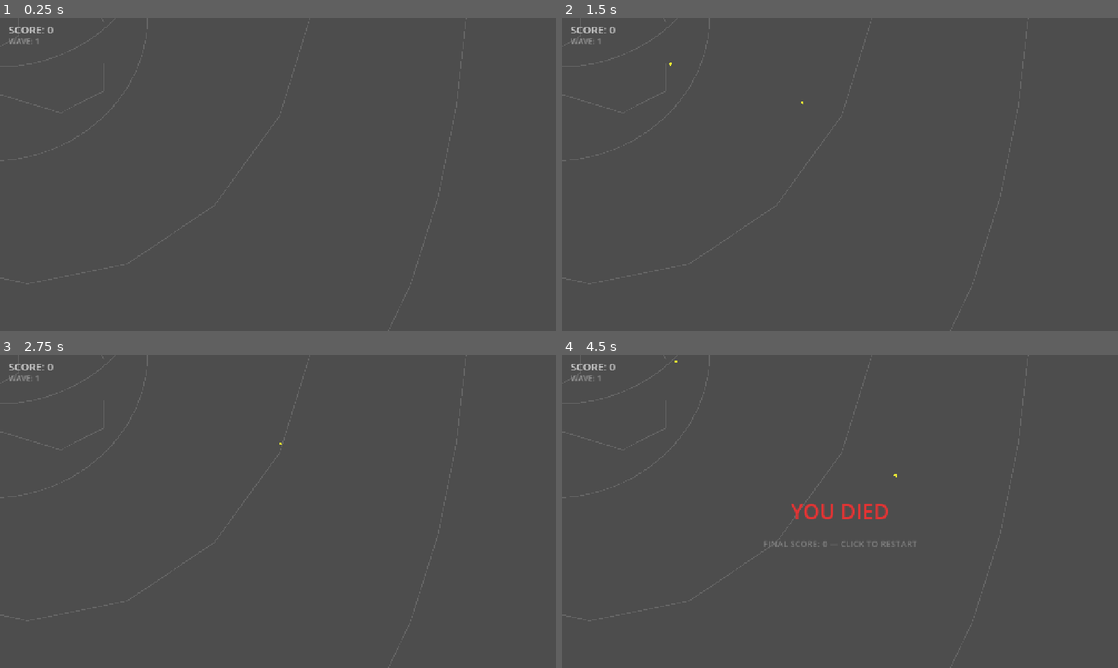
Above: before the commit, frames 1-4 (two rows, left to right).
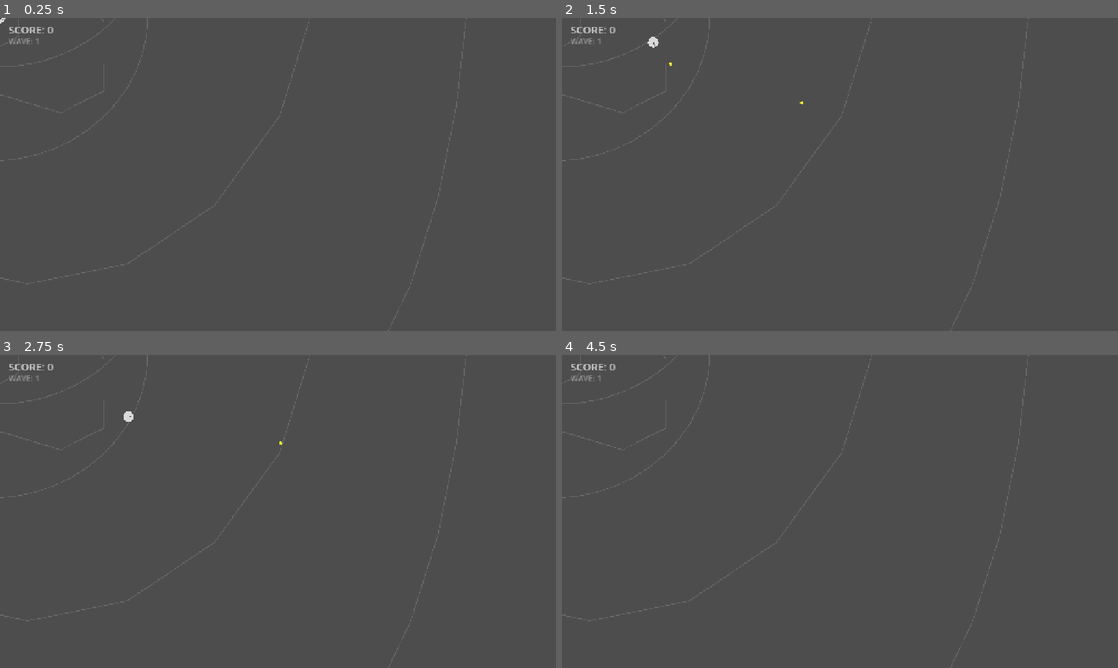
Above: after the commit, the same moments.

Repository: macdude95/voidarena
Game: Godot game, scene res://scenes/main.tscn
Two runs of this game, one before a commit and one after it. Both use one fixed random seed, a clock stepped at 60 frames per second and the inputs below.
Inputs (mouse positions are in pixels of both pictures, inside the frame that each line leads up to):
- Up to frame 1 (0.25 s): no input
- Up to frame 2 (1.5 s): tap Enter at 0.5 s; move the mouse to (962, 158) at 0.52 s; press the mouse at (962, 158) at 0.53 s; hold D (move_right) 0.53-1.28 s; move the mouse to (728, 190) at 1.27 s; release the mouse at (728, 190) at 1.28 s; hold S (move_down) from 1.28 s (still down); click (728, 190) at 1.35 s
- Up to frame 3 (2.75 s): move the mouse to (333, 442) at 2.02 s; release S (move_down) at 2.03 s; press the mouse at (333, 442) at 2.03 s; hold D (move_right) from 2.03 s (still down)
- Up to frame 4 (4.5 s): move the mouse to (812, 574) at 2.77 s; release D (move_right) at 2.78 s; release the mouse at (812, 574) at 2.78 s; hold W (move_up) 2.78-3.53 s; click (812, 574) at 2.85 s; move the mouse to (1006, 558) at 3.52 s; press the mouse at (1006, 558) at 3.53 s; hold A (move_left) from 3.53 s (still down); tap Enter at 4.25 s; move the mouse to (673, 464) at 4.27 s; release the mouse at (673, 464) at 4.28 s; click (673, 464) at 4.35 s

The runs differ from the first frame. In frame 1, less than 0.1% of the frame differs, in the area x 0-1%, y 0-2%; in frame 2, less than 0.1%; in frame 3, less than 0.1%; in frame 4, 0.6%, in the area x 20-64%, y 1-62%.

Commit message:
Fix: player visible (draw), restart working (input event), collision, load_steps

Diff:
--- a/scenes/bullet.tscn
+++ b/scenes/bullet.tscn
@@ -10,10 +10,3 @@
 
 [node name="CollisionShape2D" type="CollisionShape2D" parent="."]
 shape = SubResource("CircleShape2D_bullet")
-
-[node name="Visual" type="ColorRect" parent="."]
-offset_left = -3.0
-offset_top = -3.0
-offset_right = 3.0
-offset_bottom = 3.0
-color = Color(0.9, 0.9, 0.2, 1)
--- a/scenes/enemy.tscn
+++ b/scenes/enemy.tscn
@@ -10,10 +10,3 @@
 
 [node name="CollisionShape2D" type="CollisionShape2D" parent="."]
 shape = SubResource("CircleShape2D_enemy")
-
-[node name="Visual" type="ColorRect" parent="."]
-offset_left = -8.0
-offset_top = -8.0
-offset_right = 8.0
-offset_bottom = 8.0
-color = Color(0.85, 0.15, 0.15, 1)
--- a/scripts/bullet.gd
+++ b/scripts/bullet.gd
@@ -1,14 +1,13 @@
 extends Area2D
 
-var speed: float = 100.0
 var direction: Vector2 = Vector2.RIGHT
 const BULLET_SPEED = 600.0
 const LIFETIME = 2.0
 
 func _ready() -> void:
 	area_entered.connect(_on_area_entered)
-	# Auto-free after lifetime
 	get_tree().create_timer(LIFETIME).timeout.connect(queue_free)
+	queue_redraw()
 
 func _physics_process(delta: float) -> void:
 	position += direction * BULLET_SPEED * delta
@@ -17,3 +16,6 @@
 	if area.is_in_group("enemy"):
 		area.die()
 		queue_free()
+
+func _draw() -> void:
+	draw_circle(Vector2.ZERO, 4.0, Color(0.9, 0.9, 0.2))
--- a/scripts/enemy.gd
+++ b/scripts/enemy.gd
@@ -6,11 +6,13 @@
 func _ready() -> void:
 	add_to_group("enemy")
 	body_entered.connect(_on_body_entered)
+	queue_redraw()
 
 func _physics_process(delta: float) -> void:
 	if target and is_instance_valid(target):
 		var direction = (target.global_position - global_position).normalized()
 		position += direction * speed * delta
+		rotation = direction.angle()
 
 func die() -> void:
 	var gm = get_tree().current_scene
@@ -21,3 +23,14 @@
 func _on_body_entered(body: Node2D) -> void:
 	if body.name == "Player" and body.has_method("die"):
 		body.die()
+
+func _draw() -> void:
+	# Red diamond shape
+	var points = PackedVector2Array([
+		Vector2(0, -10),
+		Vector2(10, 0),
+		Vector2(0, 10),
+		Vector2(-10, 0),
+	])
+	draw_colored_polygon(points, Color(0.85, 0.15, 0.15))
+	draw_polyline(points + PackedVector2Array([Vector2(0, -10)]), Color(0.4, 0.05, 0.05), 1.5)
--- a/scripts/game_manager.gd
+++ b/scripts/game_manager.gd
@@ -15,6 +15,10 @@
 	$HUD.set_wave(1)
 	spawn_wave()
 
+func _input(event: InputEvent) -> void:
+	if is_game_over and event.is_action_pressed("shoot"):
+		restart()
+
 func _on_enemy_timer() -> void:
 	if is_game_over:
 		return
@@ -22,15 +26,13 @@
 		spawn_enemy()
 
 func spawn_wave() -> void:
-	enemies_per_wave = 5 + (wave - 1) * 3  # 5, 8, 11, 14...
+	enemies_per_wave = 5 + (wave - 1) * 3
 	enemies_alive = 0
 	$HUD.set_wave(wave)
-	# Increase spawn rate over waves
 	$EnemyTimer.wait_time = max(0.3, 1.5 - (wave - 1) * 0.1)
 
 func spawn_enemy() -> void:
 	var enemy = enemy_scene.instantiate()
-	# Random position on arena edge
 	var angle = randf() * TAU
 	var spawn_pos = Vector2.from_angle(angle) * (arena_radius - 30.0)
 	enemy.position = spawn_pos
@@ -43,7 +45,6 @@
 	score += 1
 	enemies_alive -= 1
 	$HUD.set_score(score)
-	# Advance wave when all enemies killed
 	if enemies_alive <= 0:
 		wave += 1
 		spawn_wave()
@@ -54,19 +55,10 @@
 	is_game_over = true
 	$EnemyTimer.stop()
 	$HUD.show_game_over(score)
-	# Hide player
 	$Player.visible = false
-	$Player.set_physics_process(false)
 	# Clear remaining enemies
 	for e in $Enemies.get_children():
 		e.queue_free()
-	# Wait for click to restart
-	await get_tree().create_timer(1.0).timeout
-	# Poll for input to restart
-	while is_game_over:
-		if Input.is_action_just_pressed("shoot"):
-			restart()
-		await get_tree().process_frame
 
 func restart() -> void:
 	get_tree().reload_current_scene()
--- a/scripts/player.gd
+++ b/scripts/player.gd
@@ -3,8 +3,12 @@
 const SPEED = 280.0
 
 var bullet_scene = preload("res://scenes/bullet.tscn")
+var alive: bool = true
 
 func _physics_process(_delta: float) -> void:
+	if not alive:
+		return
+
 	var direction := Vector2.ZERO
 	direction.x = Input.get_axis("move_left", "move_right")
 	direction.y = Input.get_axis("move_up", "move_down")
@@ -25,15 +29,26 @@
 		position = position.normalized() * (arena_radius - 12.0)
 
 func _unhandled_input(event: InputEvent) -> void:
+	if not alive:
+		return
 	if event.is_action_pressed("shoot"):
 		shoot()
 
 func shoot() -> void:
 	var bullet = bullet_scene.instantiate()
-	bullet.position = $GunTip.global_position
+	bullet.global_position = $GunTip.global_position
 	bullet.direction = (get_global_mouse_position() - global_position).normalized()
 	bullet.rotation = bullet.direction.angle()
 	get_tree().current_scene.get_node("Bullets").add_child(bullet)
 
 func die() -> void:
+	alive = false
 	get_tree().current_scene.game_over()
+
+func _draw() -> void:
+	# Body - filled circle
+	draw_circle(Vector2.ZERO, 12.0, Color(0.85, 0.85, 0.85))
+	# Direction indicator - small dot ahead
+	draw_circle(Vector2(16, 0), 4.0, Color(0.3, 0.3, 0.3))
+	# Aim line
+	draw_line(Vector2.ZERO, Vector2(20, 0), Color(0.3, 0.3, 0.3), 1.5)
Not shown: 1 places in scenes/main.tscn that only renumber resources
Not shown, added: scripts/bullet.gd.uid
Not shown, added: scripts/enemy.gd.uid
Not shown, added: scripts/game_manager.gd.uid
Not shown, added: scripts/hud.gd.uid
Not shown, added: scripts/player.gd.uid
